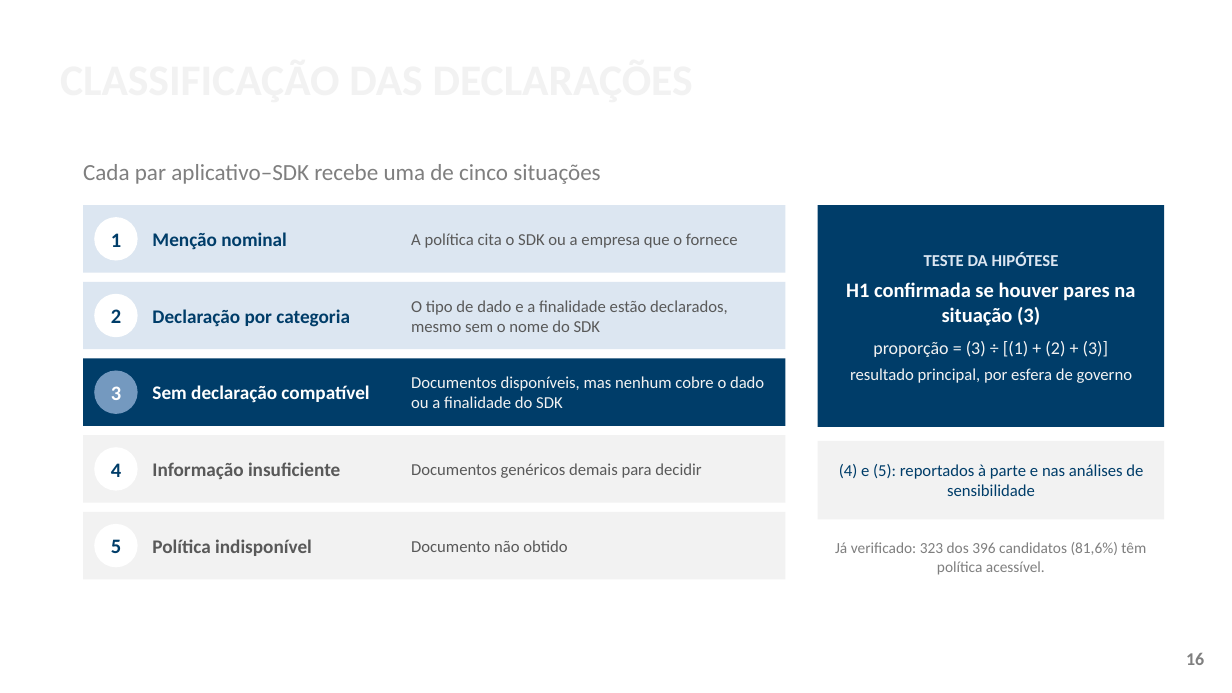
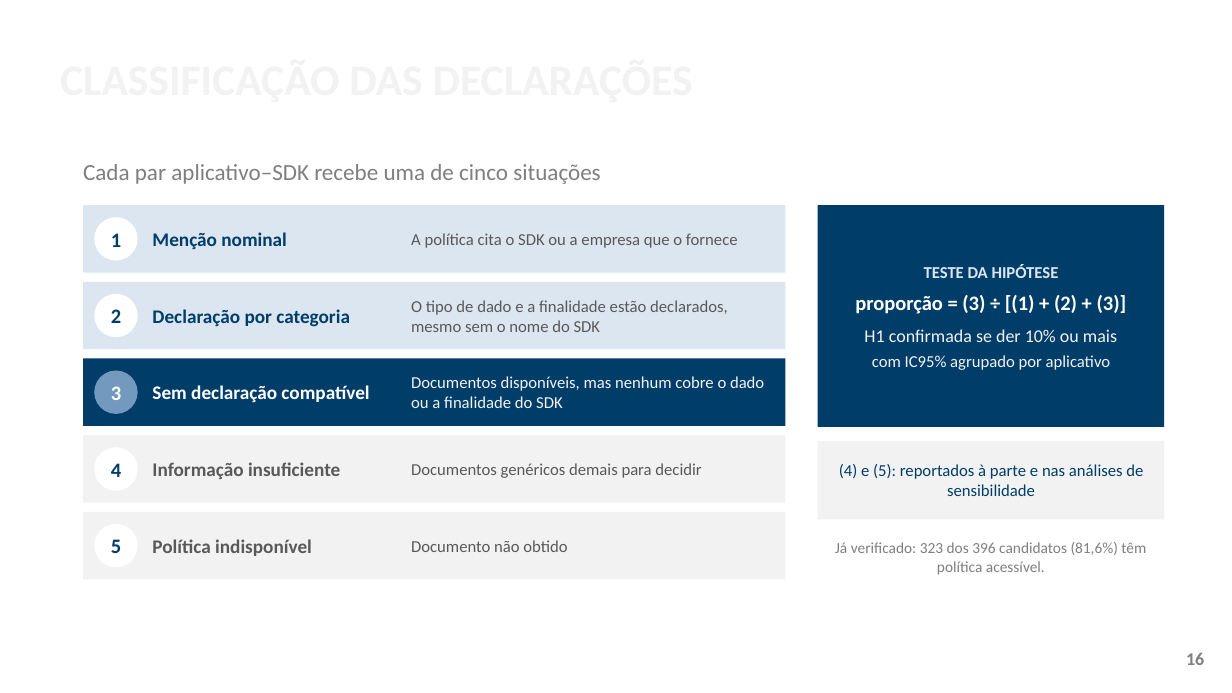
Before and after one commit to ClaudioAMF1/TCC, a slide deck: slide 16 of tcc/apresentacao/apresentacao-defesa-final.pptx. Drawn at 1232x693 pixels with LibreOffice and Linux fonts; fonts in the diff are those of the drawing; background and template pictures are left out. Boxes give left, top, right and bottom in pixels: in the first picture for what was removed or moved away, otherwise in the second. Text is boxed around its words. In the diff, an @@ line names an element or a change of style, - is before the commit and + after.

```diff
--- a/tcc/apresentacao/apresentacao-defesa-final.pptx
+++ b/tcc/apresentacao/apresentacao-defesa-final.pptx
@@ text at bbox=[846, 282, 1135, 326]: paragraph removed @@
-H1 confirmada se houver pares na situação (3)
@@ text at bbox=[855, 295, 1127, 314]: size 14 to 16 pt, text colour #F2F2F2 to #FFFFFF, bold on in "proporção = (3) ÷ [(1) + (2) ..."; more space between paragraphs @@
@@ text at bbox=[864, 329, 1117, 370]: text changed @@
-resultado principal, por esfera de governo
+H1 confirmada se der 10% ou mais
+com IC95% agrupado por aplicativo
```
Also in this commit, not shown: 7 other slides changed, 9 other files.
